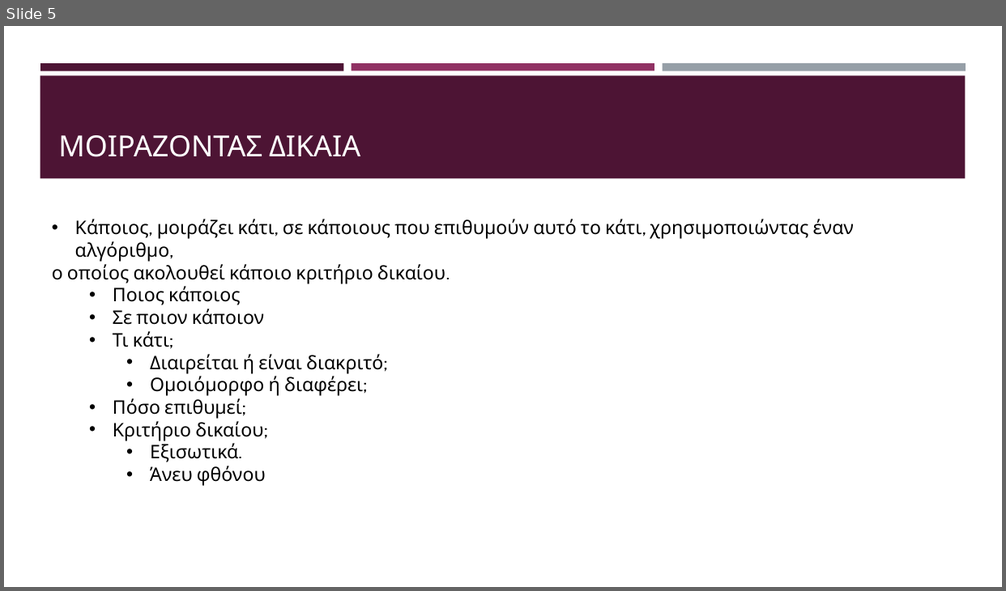
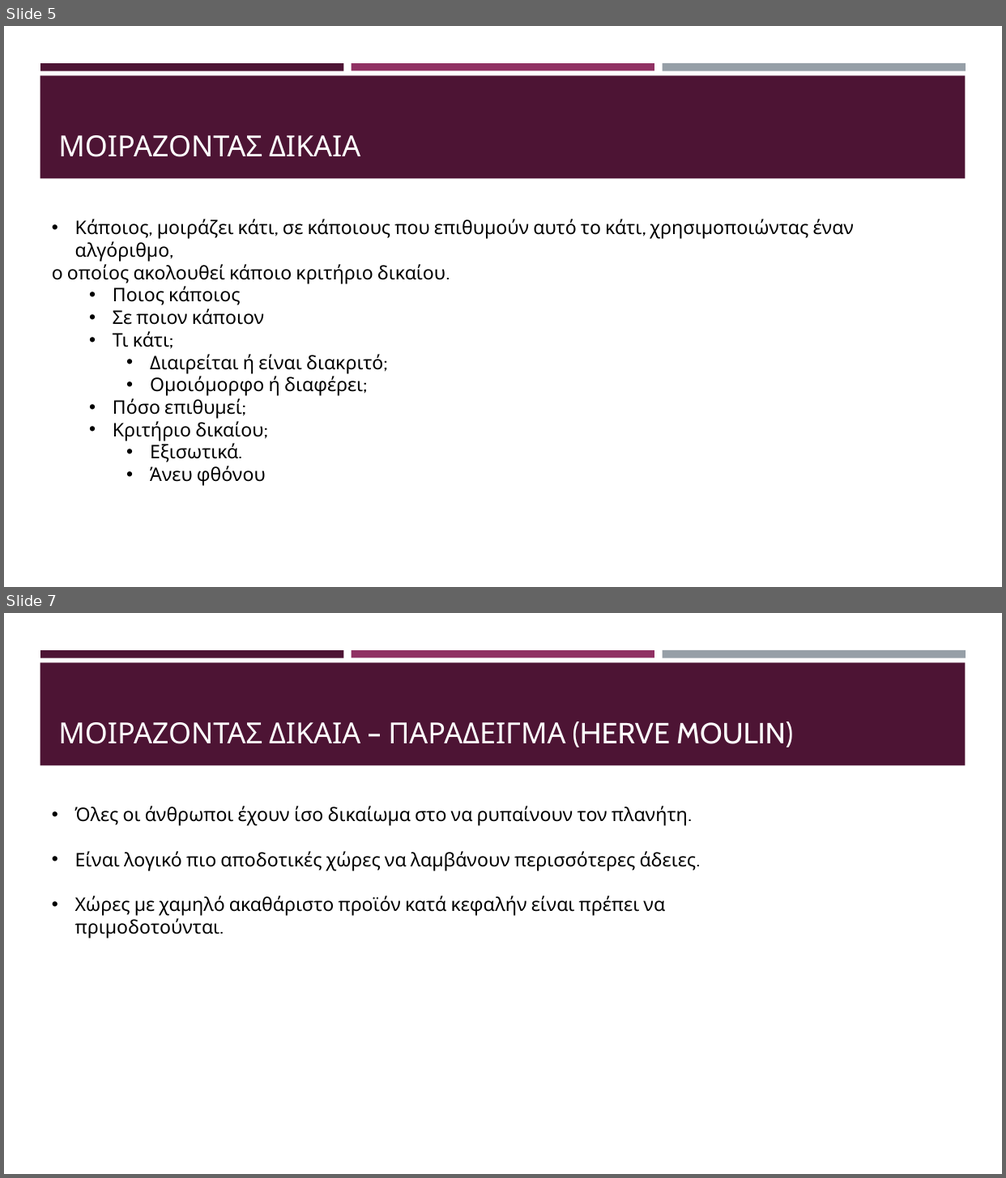
Before and after one commit to kwpap/Diplomatiki_kwpap_step_1, a slide deck: Thesis/Παρουσίαση.pptx. Shown one above the other, each under a label of ours: slide 5 before the commit, slides 5 and 7 after it; the slides between them are not shown. The pictures are 1006x591 and 1006x1178 pixels, drawn with LibreOffice and Linux fonts; fonts in the diff are those of the drawing. Boxes give left, top, right and bottom in pixels: in the first picture for what was removed or moved away, otherwise in the second. Text is boxed around its words. In the diff, an @@ line names an element or a change of style, - is before the commit and + after.

```diff
--- a/Thesis/Παρουσίαση.pptx
+++ b/Thesis/Παρουσίαση.pptx
@@ slide 7 added at (4, 613, 1002, 1174), background #FFFFFF; not listed: 4 template elements that a slide beside it also shows @@
@@ title added at (58, 722, 793, 747), 28 pt, text #FFFFFF @@
+ΜΟΙΡΑΖΟΝΤΑΣ ΔΙΚΑΙΑ – ΠΑΡΑΔΕΙΓΜΑ (HERVE MOULIN)
@@ text added at (75, 806, 696, 916), 18 pt, text #000000 @@
+• Όλες οι άνθρωποι έχουν ίσο δικαίωμα στο να ρυπαίνουν τον πλανήτη.
+• Είναι λογικό πιο αποδοτικές χώρες να λαμβάνουν περισσότερες άδειες.
+• Χώρες με χαμηλό ακαθάριστο προϊόν κατά κεφαλήν είναι πρέπει να πριμοδοτούνται.
```
Also in this commit, not shown: 3 slides changed, 17 other slides added, 1 other file.
